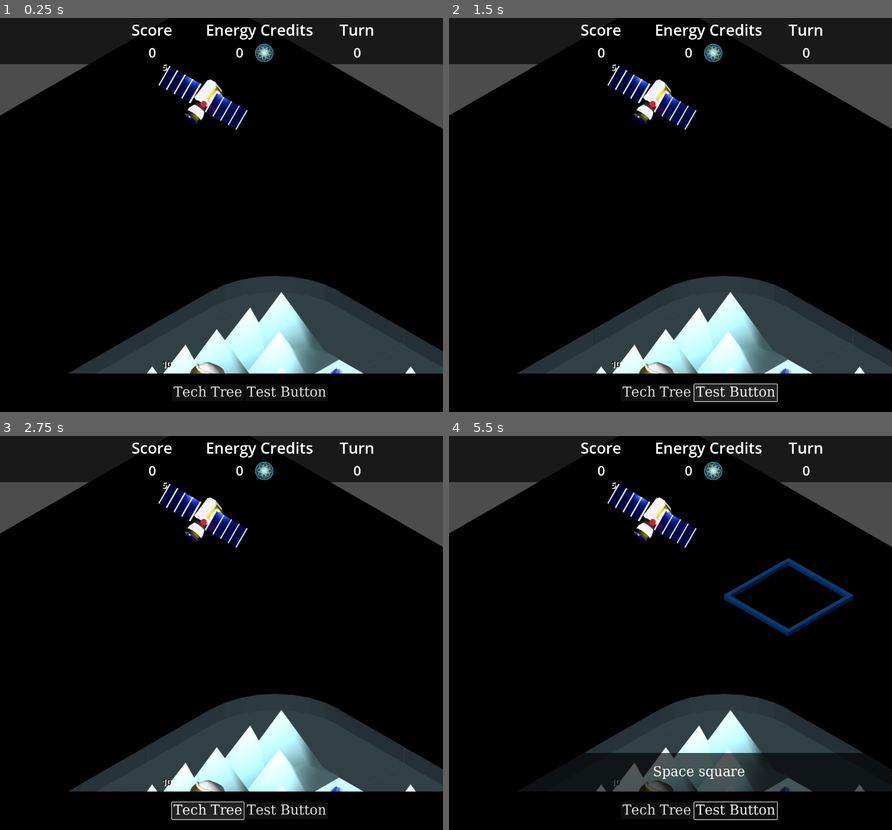
Above: before the commit, frames 1-4 (two rows, left to right).
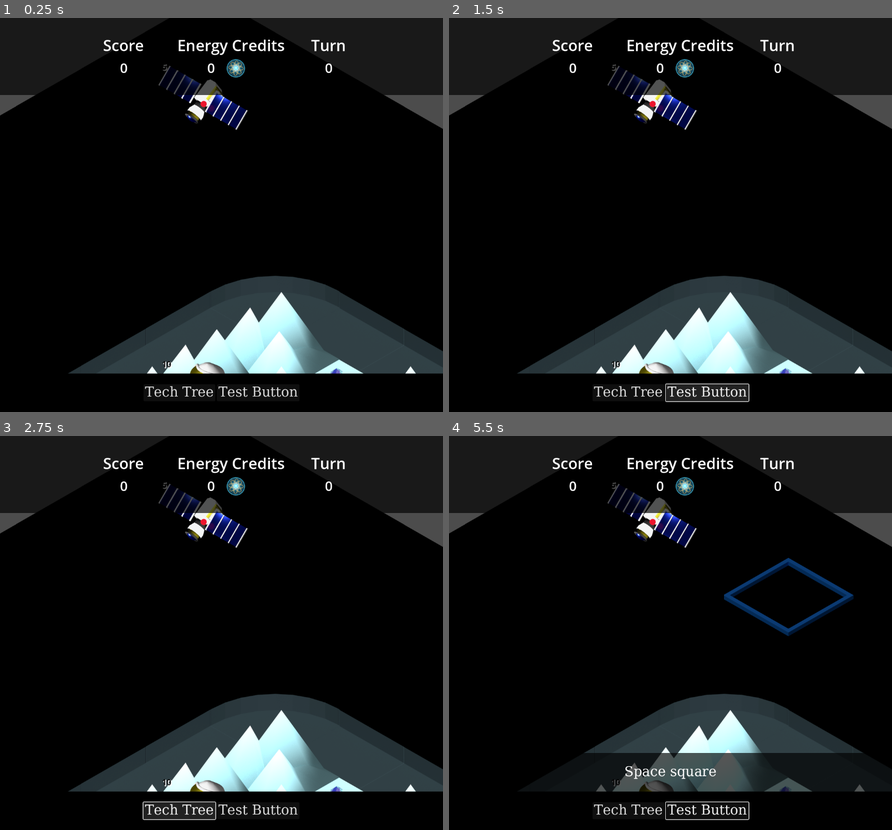
Above: after the commit, the same moments.

Repository: lifflander/stp
Game: Godot game, scene res://scenes/Main.tscn
Same seed, same stepped clock (60 frames per second), same inputs: the game is played once before the commit and once after it.
Inputs (mouse positions are in pixels of both pictures, inside the frame that each line leads up to):
- Up to frame 1 (0.25 s): no input
- Up to frame 2 (1.5 s): click "Tech Tree" at 0.5 s; click "Test Button" at 1.25 s
- Up to frame 3 (2.75 s): click "Tech Tree" at 2 s
- Up to frame 4 (5.5 s): click "Test Button" at 2.75 s; click "Tech Tree" at 3.5 s; click "Test Button" at 4.25 s; tap Enter at 5 s; move the mouse to (767, 613) at 5.02 s; click (767, 613) at 5.17 s

The runs differ from the first frame. In frame 1, 5.2% of the frame differs, in the area x 0-100%, y 1-97%; in frame 2, 5.5%; in frame 3, 5.5%; in frame 4, 5.6%, in the area x 0-100%, y 1-98%.

Commit message:
Fix resizing for ios

Diff:
--- a/project.godot
+++ b/project.godot
@@ -18,6 +18,7 @@
 [display]
 
 window/size/viewport_height=1024
+window/handheld/orientation=1
 
 [input]
 
@@ -30,3 +31,4 @@
 [rendering]
 
 renderer/rendering_method="mobile"
+textures/vram_compression/import_etc2_astc=true
--- a/scenes/Main.tscn
+++ b/scenes/Main.tscn
@@ -189,7 +189,7 @@
 [node name="TopUI" type="ColorRect" parent="UI/ControlTop"]
 layout_mode = 0
 offset_right = 1300.0
-offset_bottom = 120.0
+offset_bottom = 200.0
 color = Color(0, 0, 0, 0.666667)
 
 [node name="DynamicCenterContainer" type="CenterContainer" parent="UI/ControlTop/TopUI"]
@@ -199,10 +199,10 @@
 anchor_top = 0.5
 anchor_right = 0.5
 anchor_bottom = 0.5
-offset_left = -20.0
-offset_top = -20.0
-offset_right = 20.0
-offset_bottom = 20.0
+offset_left = -354.0
+offset_top = -57.5
+offset_right = 354.0
+offset_bottom = 57.5
 grow_horizontal = 2
 grow_vertical = 2
 
--- a/scripts/CharacterBody2D.gd
+++ b/scripts/CharacterBody2D.gd
@@ -10,6 +10,7 @@
 	set_process_input(true)
 
 	get_tree().get_root().size_changed.connect(resize)
+	resize()
 
 func resize():
 	var size = get_tree().get_root().get_viewport().size
@@ -17,10 +18,10 @@
 	var dcr = get_parent().find_child("DynamicColorRect") as ColorRect
 	var tui = get_parent().find_child("TopUI") as ColorRect
 	var cc = get_parent().find_child("CenterContainer") as CenterContainer
-	cr.set_size(Vector2i(size.x, 100))
-	dcr.set_size(Vector2i(size.x, 100))
-	tui.set_size(Vector2i(size.x, 100))
-	cc.set_size(Vector2i(size.x, 50))
+	cr.set_size(Vector2i(size.x, cr.size.y))
+	dcr.set_size(Vector2i(size.x, dcr.size.y))
+	tui.set_size(Vector2i(size.x, tui.size.y))
+	cc.set_size(Vector2i(size.x, cc.size.y))
 
 func _input(event):
 	if event is InputEventMouseButton:
